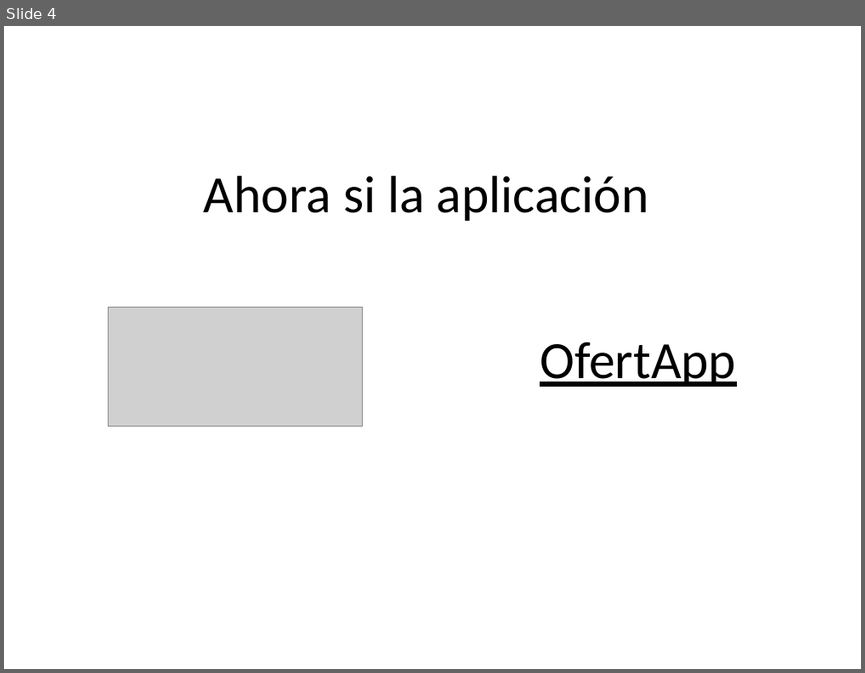
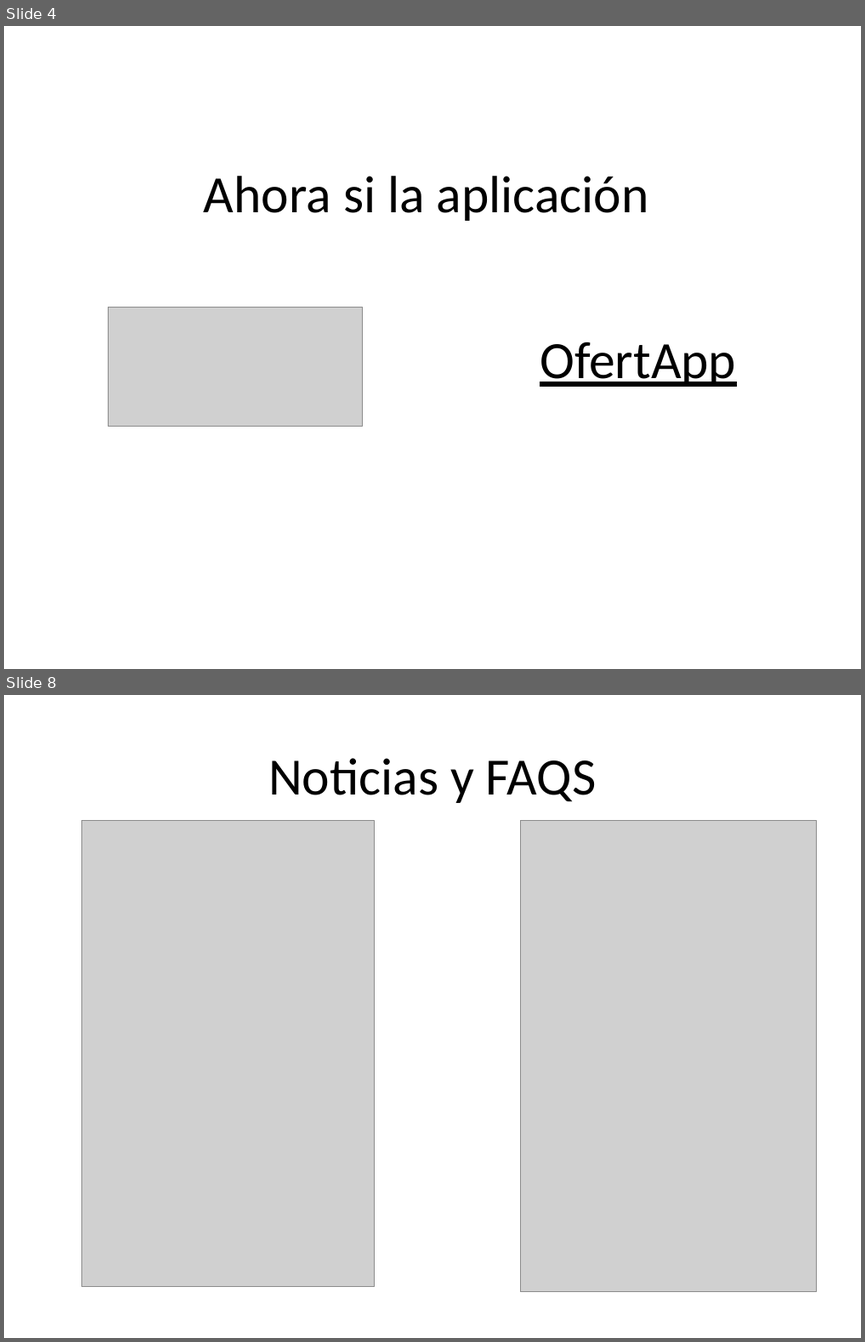
Before and after one commit to cristian4063/OfertaTrabajo, a slide deck: smartcities/themeforest-6705726-stroller-mobile-tablet-responsive-template/PresentacionOferta/OfertaEmpleo.pptx. Shown one above the other, each under a label of ours: slide 4 before the commit, slides 4 and 8 after it; the slides between them are not shown. The pictures are 865x673 and 865x1342 pixels, drawn with LibreOffice and Linux fonts; fonts in the diff are those of the drawing; grey boxes stand for pictures. Boxes give left, top, right and bottom in pixels: in the first picture for what was removed or moved away, otherwise in the second. Text is boxed around its words. In the diff, an @@ line names an element or a change of style, - is before the commit and + after.

```diff
--- a/smartcities/themeforest-6705726-stroller-mobile-tablet-responsive-template/PresentacionOferta/OfertaEmpleo.pptx
+++ b/smartcities/themeforest-6705726-stroller-mobile-tablet-responsive-template/PresentacionOferta/OfertaEmpleo.pptx
@@ slide 8 added at [4,695,861,1338], background #FFFFFF @@
@@ title added at [268,758,596,803], 44 pt, text #000000 @@
+Noticias y FAQS
@@ picture added at [82,821,375,1287] @@
@@ picture added at [520,821,816,1293] @@
```
Also in this commit, not shown: 2 slides changed, 4 other slides added, 3 slides removed.
